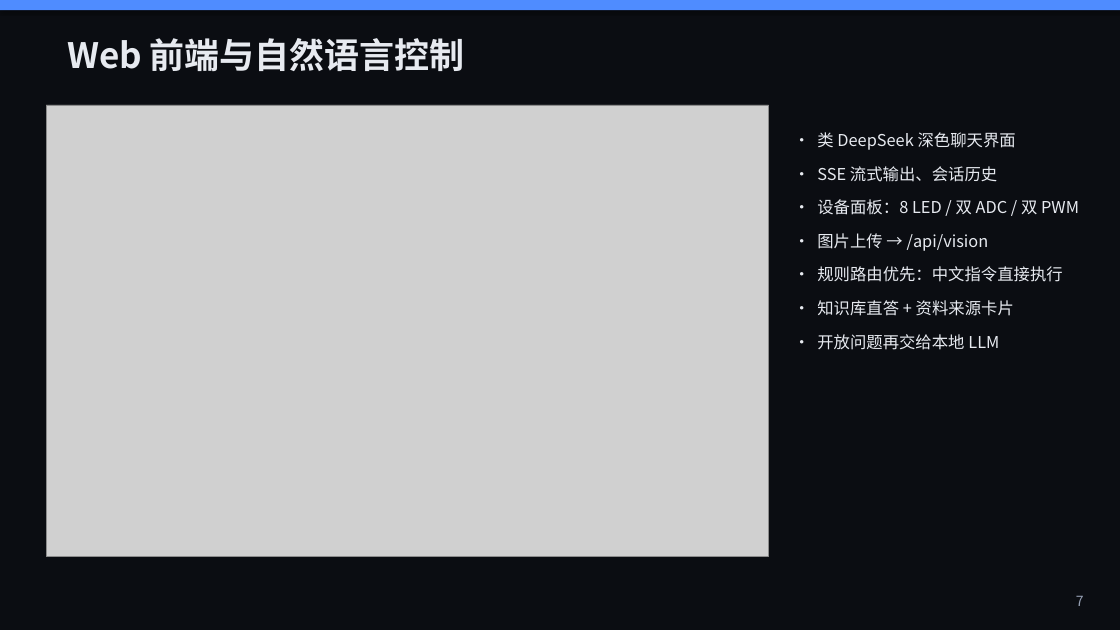
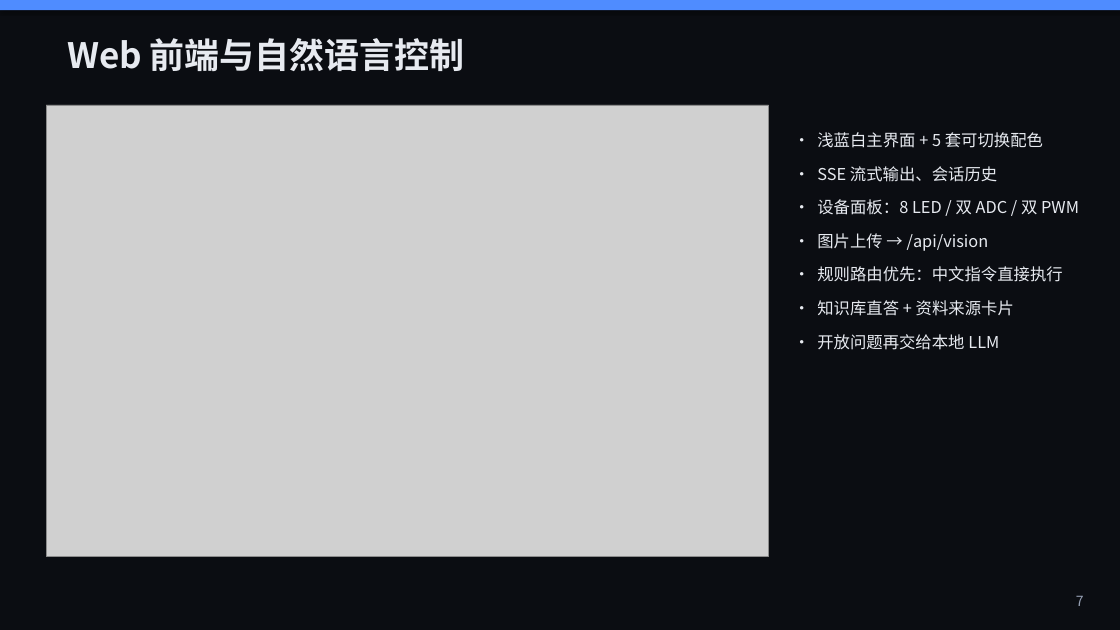
Before and after one commit to Apple-1814/Design-and-Implementation-of-an-Edge-Side-Multimodal-AI-Interaction-Terminal-Based-on-Raspberry-Pi-4, a slide deck: slide 7 of paper/答辩PPT.pptx. Drawn at 1120x630 pixels with LibreOffice and Linux fonts; fonts in the diff are those of the drawing; grey boxes stand for pictures. Boxes give left, top, right and bottom in pixels: in the first picture for what was removed or moved away, otherwise in the second. Text is boxed around its words. In the diff, an @@ line names an element or a change of style, - is before the commit and + after.

```diff
--- a/paper/答辩PPT.pptx
+++ b/paper/答辩PPT.pptx
@@ text at bbox=[817, 132, 1043, 148]: text changed @@
-• 类 DeepSeek 深色聊天界面
+• 浅蓝白主界面 + 5 套可切换配色
```
Also in this commit, not shown: 12 other files.
